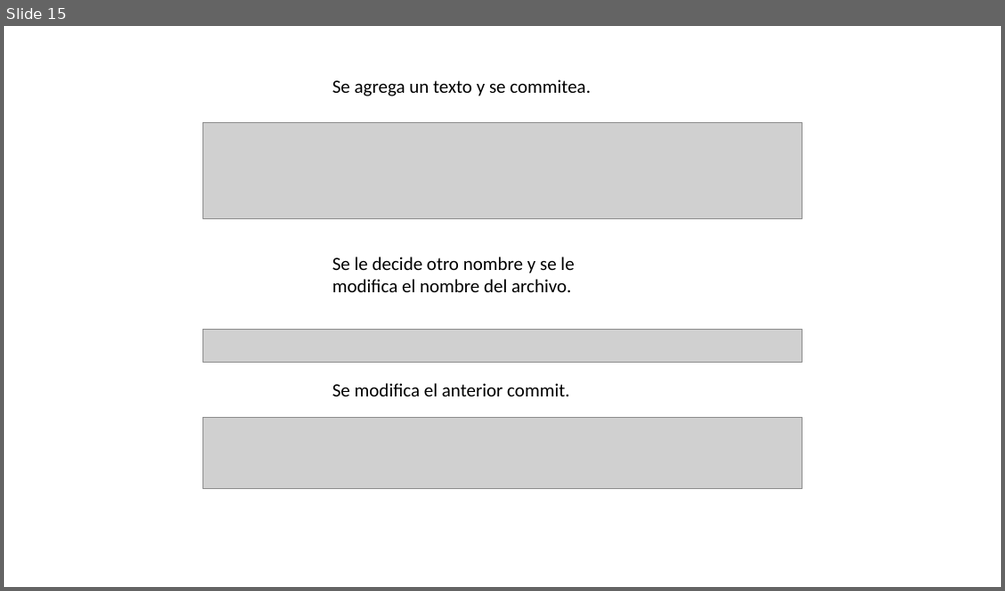
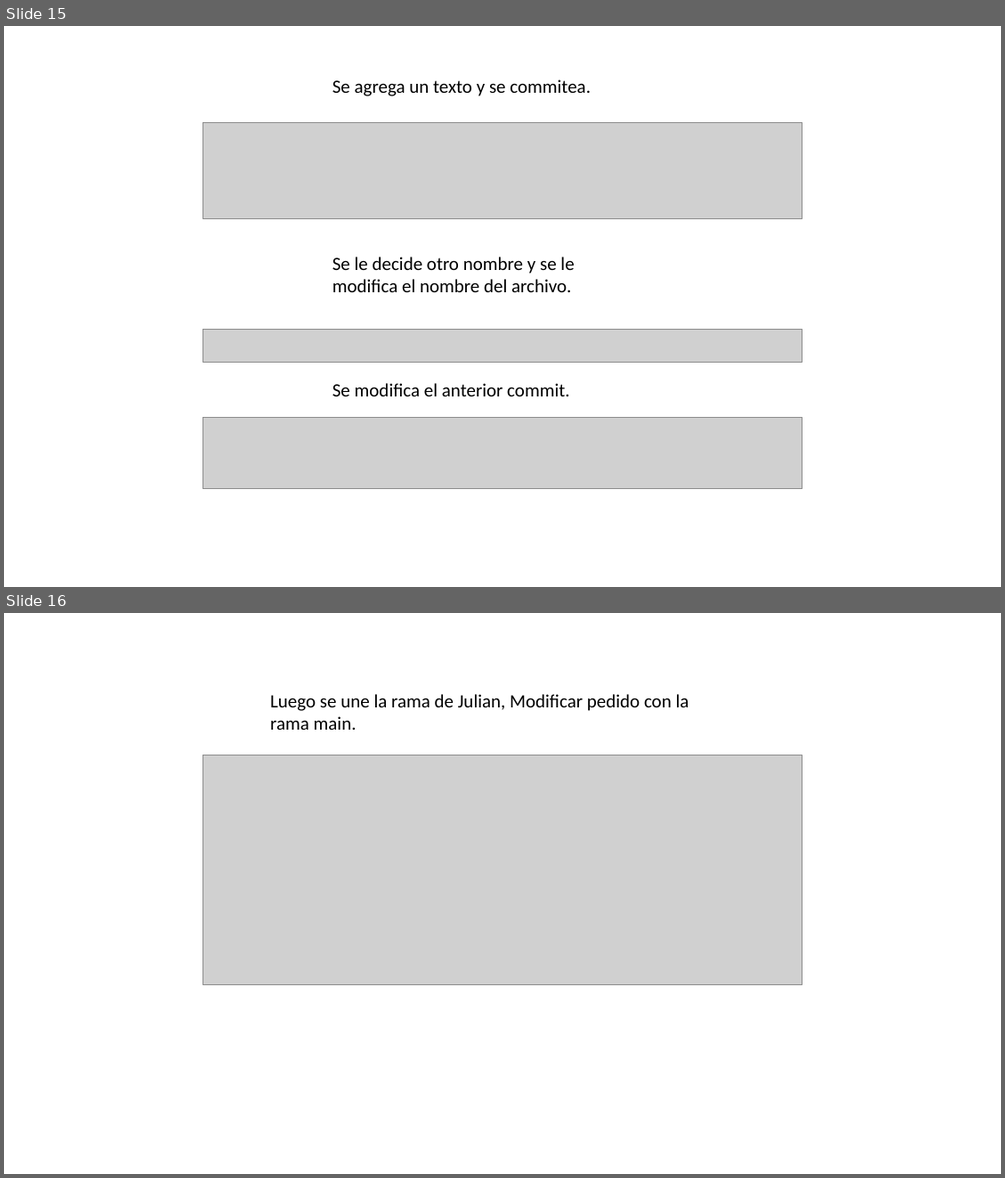
Before and after one commit to JulianLopez1/TpEspecialGit, a slide deck: informe.ppt. Shown one above the other, each under a label of ours: slide 15 before the commit, slides 15 and 16 after it. The pictures are 1005x591 and 1005x1178 pixels, drawn with LibreOffice and Linux fonts; fonts in the diff are those of the drawing; grey boxes stand for pictures. Boxes give left, top, right and bottom in pixels: in the first picture for what was removed or moved away, otherwise in the second. Text is boxed around its words. In the diff, an @@ line names an element or a change of style, - is before the commit and + after.

Commit message:
Se agrego la parte final de Julian

```diff
--- a/informe.ppt
+++ b/informe.ppt
@@ slide 16 added at <box>4,613,1001,1174</box>, background #FFFFFF @@
@@ text added at <box>270,694,689,730</box>, 18 pt, text #000000 @@
+Luego se une la rama de Julian, Modificar pedido con la rama main.
@@ picture added at <box>202,755,801,983</box> @@
```
Also in this commit, not shown: 1 slide removed.
